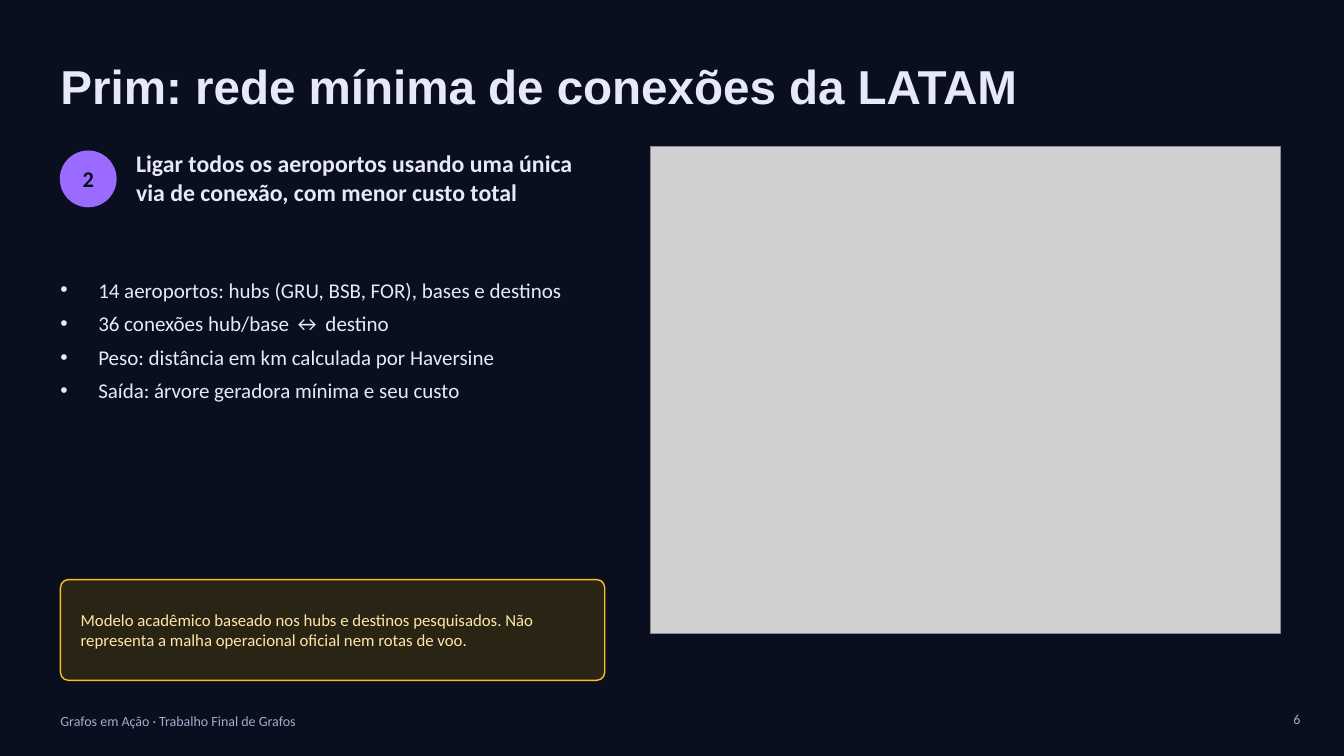
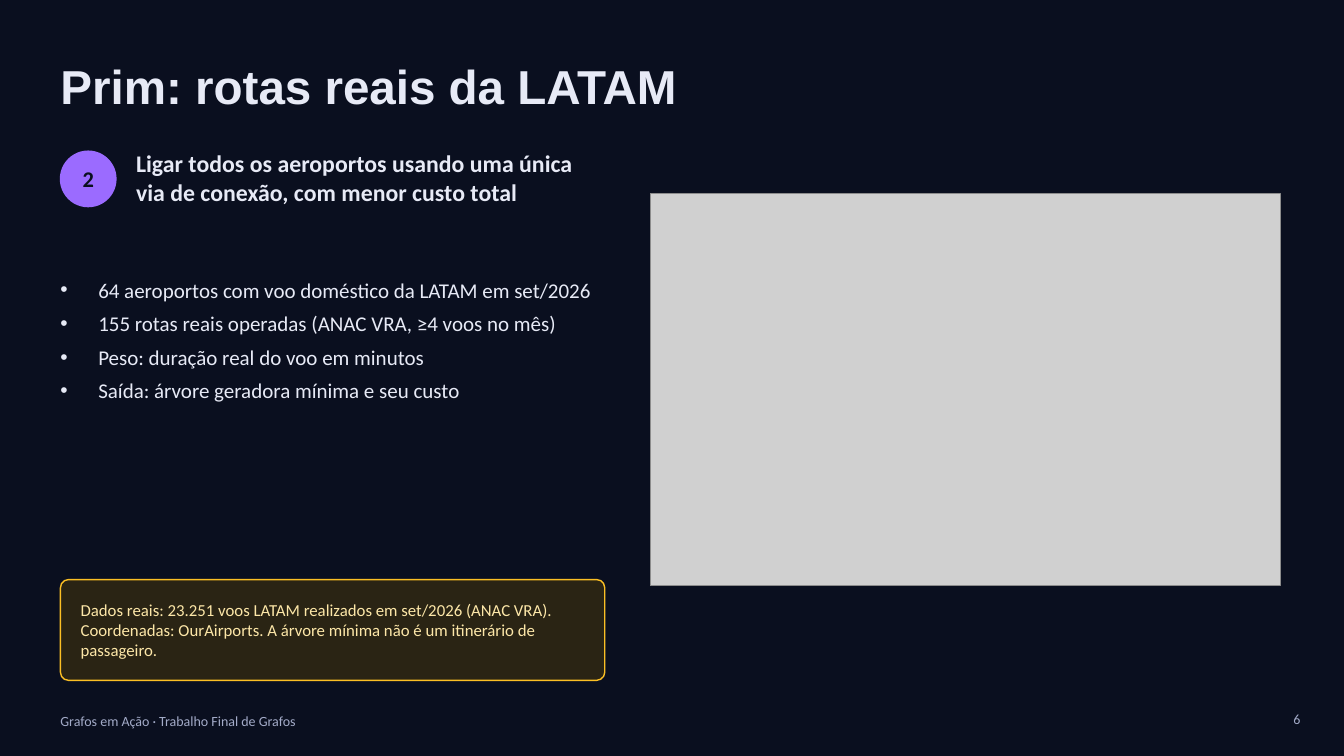
Before and after one commit to Martonidaz/Grafos-em-Acao, a slide deck: slide 6 of docs/Grafos_em_Acao_Apresentacao.pptx. Drawn at 1344x756 pixels with LibreOffice and Linux fonts; fonts in the diff are those of the drawing; grey boxes stand for pictures. Boxes give left, top, right and bottom in pixels: in the first picture for what was removed or moved away, otherwise in the second. Text is boxed around its words. In the diff, an @@ line names an element or a change of style, - is before the commit and + after.

```diff
--- a/docs/Grafos_em_Acao_Apresentacao.pptx
+++ b/docs/Grafos_em_Acao_Apresentacao.pptx
@@ title at (60,69,676,105): text changed @@
-Prim: rede mínima de conexões da LATAM
+Prim: rotas reais da LATAM
@@ picture: place and size @@
-picture at (650,146,1280,633)
+picture at (650,194,1280,586)
@@ text at (98,283,590,369): text changed @@
-• 14 aeroportos: hubs (GRU, BSB, FOR), bases e destinos
-• 36 conexões hub/base ↔ destino
-• Peso: distância em km calculada por Haversine
+• 64 aeroportos com voo doméstico da LATAM em set/2026
+• 155 rotas reais operadas (ANAC VRA, ≥4 voos no mês)
+• Peso: duração real do voo em minutos
@@ text at (81,604,552,659): text changed @@
-Modelo acadêmico baseado nos hubs e destinos pesquisados. Não representa a malha operacional oficial nem rotas de voo.
+Dados reais: 23.251 voos LATAM realizados em set/2026 (ANAC VRA). Coordenadas: OurAirports. A árvore mínima não é um itinerário de passageiro.
```
Also in this commit, not shown: 4 other slides changed, 8 other files.
